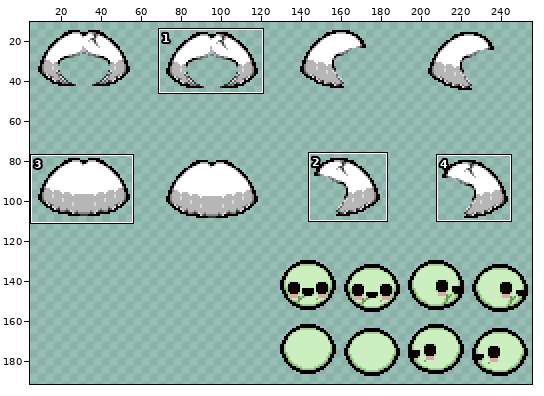
Two states of a sprite sheet, resources/gfx/characters/costumes_edith/costume_038x_venus_green.png. Above, an overview of the earlier version with the close-up marked.
Close-up. Before the edit:
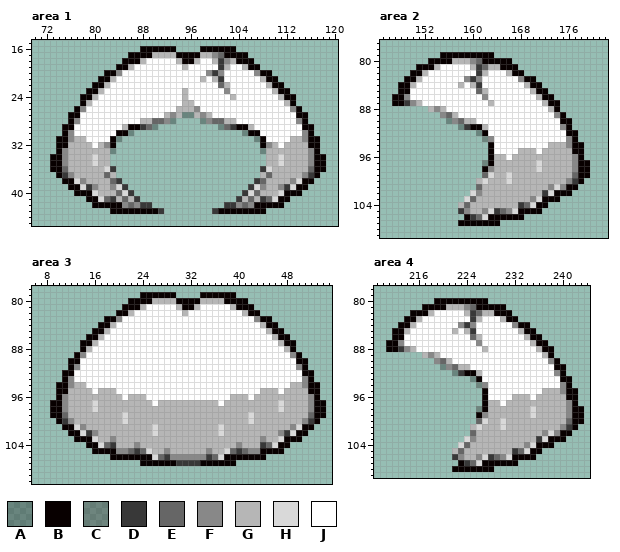
The file is 256x192 pixels. Shown: area 1: x 70..120, y 15..45; area 2: x 145..182, y 77..109; area 3: x 6..55, y 78..110; area 4: x 209..244, y 78..109. The wide view leaves out empty margins. The commit also changed other parts of the picture, which this record leaves out.
Palette (. is transparent): A #0000004d  B #080000  C #1100004d  D #383838  E #666666  F #888888  G #b6b6b6  H #d9d9d9  J #ffffff
Pixels before, area 1, first column x 73:
16 ...............BBBBBB....BBBBBB...............
17 .............BBBBGGGGBBBBGGFEBBBB.............
18 ............BBBGJJJJJGBBGJJGDFGBBB............
19 ...........BBGJJJJJJJJGJJJJJDGJJGBB...........
20 .........BBFJJJJJJJJJJJJJJFDFJJJJJFBB.........
21 ........BBGJJJJJJJJJJJJJJGJGDJJJJJJGBB........
22 .......BBGJJJJJJJJJJJJJJJJJJEGJJJJJJGBB.......
23 ......BBGJJJJJJJJJJJJJGJJJJJJFJJJJJJJGBB......
24 .....BBGJJJJJJJJJJJJJJGJJJJJJJGJJJJJJJGBB.....
25 .....BGJJJJJJJJJJJJJJJGGJJJJJJJJJJJJJJJGB.....
26 ....BFJJJJJJJJJJJJJJJGGGFJJJJJJJJJJJJJJJFB....
27 ...BBJJJJJJJJJJJJJJGFGAAGFGJJJJJJJJJJJJJJBB...
28 ...BFJJJJJJJJJJGGEEFA....AFEEGGJJJJJJJJJJFB...
29 ..BBJJJJJJJJGBBDEA..........AEDBBGJJJJJJJJBB..
30 ..BFJJJJJJJBBA..................ABBJJJJJJJFB..
31 .BBFGGJJJJBA......................ABJJJJGGFBB.
32 .BBGGGGJGFB........................BFGJGGGGBB.
33 .BFGGGGGGGA........................AGGGGGGGFB.
34 BBFGGGGHGG..........................GGHGGGGFBB
35 BBFGGGGHGG..........................GGHGGGGFBB
36 BBEGGGGGGHD........................DHGGGGGGEBB
37 .BDFGGGGGEG........................GEGGGGGFDB.
38 ..BBHFGGGGED......................DEGGGGFHBB..
39 ...BBHDFGGFHD....................DHFGGFDHBB...
40 ....BBBHGGGEHD..................DHEGGGHBBB....
41 ......BBHEDGEGD................DGEGDEHBB......
42 .......BBBBBFEFDD............DDFEFBBBBB.......
43 ..........BBBBBBBBD........DBBBBBBBB..........
Pixels before, area 2, first column x 147:
 79 ........BBBBBBBBB................
 80 ......BBBBGGGFEBBBBB.............
 81 ....BBBGJJJJJGDEGGBBB............
 82 ...BBGJJJJJJJJDGJJJGBB...........
 83 ..BBGJJJJJJJFDFJJJJJJFBB.........
 84 .BBGJJJJJJJGJGDJJJJJJJGBB........
 85 .BBJJJJJJJJJJJEGJJJJJJJGBB.......
 86 BBFJJJJJJJJJJJJFJJJJJJJJGBB......
 87 BBDFGJJJJJJJJJJJGJJJJJJJJGBB.....
 88 ......GFGJJJJJJJJJJJJJJJJJGB.....
 89 ........FEGJJJJJJJJJJJJJJJJFB....
 90 .........AFEGGJJJJJJJJJJJJJJBB...
 91 ...........ADBBGJJJJJJJJJJJJFB...
 92 ..............ABJJJJJJJJJJJJJBB..
 93 ...............CFJJJJJJJJJJJJFB..
 94 ................BJJJJJJJJJGGGFBB.
 95 ................BJJJJGGGJGGGGGBB.
 96 ................BGGJGGGGGGGGGGFB.
 97 ...............CBGGGGGGGHGGGGGFBB
 98 ...............BFGGGGGGGHGGGGGFBB
 99 ...............EHGGHGGGGGGGGGGEBB
100 ..............GHGGGHGGGGGGGGGFDB.
101 ..............EGGGGGGGGGGGFHFBB..
102 .............HFGGGGGGGGGGDHBBB...
103 ............HEGGGGGGGGGFHBBB.....
104 ...........GEGGGGGGGGDEHBB.......
105 ...........DFGGFHDEFHBBBB........
106 ............BDEHBBBBBB...........
107 ...........BBBBBBB...............
Pixels before, area 3, first column x 9:
 79 ...............BBBBBB....BBBBBB...............
 80 .............BBBBGGGGBBBBGGGGBBBB.............
 81 ............BBBGJJJJJGBBGJJJJJGBBB............
 82 ...........BBGJJJJJJJJGJJJJJJJJJGBB...........
 83 .........BBFJJJJJJJJJJJJJJJJJJJJJJFBB.........
 84 ........BBGJJJJJJJJJJJJJJJJJJJJJJJJGBB........
 85 .......BBGJJJJJJJJJJJJJJJJJJJJJJJJJJGBB.......
 86 ......BBGJJJJJJJJJJJJJJJJJJJJJJJJJJJJGBB......
 87 .....BBGJJJJJJJJJJJJJJJJJJJJJJJJJJJJJJGBB.....
 88 .....BGJJJJJJJJJJJJJJJJJJJJJJJJJJJJJJJJGB.....
 89 ....BFJJJJJJJJJJJJJJJJJJJJJJJJJJJJJJJJJJFB....
 90 ...BBJJJJJJJJJJJJJJJJJJJJJJJJJJJJJJJJJJJJBB...
 91 ...BFJJJJJJJJJJJJJJJJJJJJJJJJJJJJJJJJJJJJFB...
 92 ..BBJJJJJJJJJJJJJJJJJJJJJJJJJJJJJJJJJJJJJJBB..
 93 ..BFJJJJJJJJJJJJJJJJJJJJJJJJJJJJJJJJJJJJJJFB..
 94 .BBFGGJJJJJJJJJJJJJJJJJJJJJJJJJJJJJJJJJJGGFBB.
 95 .BBGGGGJGGGJJJJJJJJJJJJJJJJJJJJJJJJGGGJGGGGBB.
 96 .BFGGGGGGGGGJGGGJJJJJJJJJJJJJJGGGJGGGGGGGGGFB.
 97 BBFGGGGHGGGGGGGGGJGGGGGGGGGGJGGGGGGGGGHGGGGFBB
 98 BBFGGGGHGGGGGGGGGGGGGGGGGGGGGGGGGGGGGGHGGGGFBB
 99 BBEGGGGGGGGGHGGGGGGGGGGGGGGGGGGGGHGGGGGGGGGEBB
100 .BDFGGGGGGGGHGGGGGGGGGGGGGGGGGGGGHGGGGGGGGFDB.
101 ..BBHFGGGGGGGGGGGHGGGGGGGGGGHGGGGGGGGGGGFHBB..
102 ...BBHDFGGGGGGGGGHGGGGGGGGGGHGGGGGGGGGFDHBB...
103 ....BBBHGGFGGGGGGGGGGGGGGGGGGGGGGGGFGGHBBB....
104 ......BBHEDGGGFGGGGGGGGGGGGGGGGFGGGDEHBB......
105 .......BBBBFFEDEHGGFGGGGGGFGGHEDEFFBBBB.......
106 ..........BBBBBBBHEDFFFFFFDEHBBBBBBB..........
107 ...............BBBBBBDDDDBBBBBB...............
Pixels before, area 4, first column x 211:
 80 ........BBBBBBBBB................
 81 ......BBBBGGGFEBBBBB.............
 82 ....BBBGJJJJJGDEGGBBB............
 83 ...BBGJJJJJJJJDGJJJGBB...........
 84 ..BBGJJJJJJJFDFJJJJJJFBB.........
 85 .BBGJJJJJJJGJGDJJJJJJJGBB........
 86 .BBJJJJJJJJJJJEGJJJJJJJGBB.......
 87 BBFJJJJJJJJJJJJFJJJJJJJJGBB......
 88 BBDFGJJJJJJJJJJJGJJJJJJJJGBB.....
 89 ......GFGJJJJJJJJJJJJJJJJJGB.....
 90 ........FEGJJJJJJJJJJJJJJJJFB....
 91 .........AFEGGJJJJJJJJJJJJJJBB...
 92 ...........ADBBGJJJJJJJJJJJJFB...
 93 ..............ABJJJJJJJJJJJJJBB..
 94 ...............CFJJJJJJJJJJJJFB..
 95 ................BJJJJJJJJJGGGFBB.
 96 ................BJJJJGGGJGGGGGBB.
 97 ................BGGJGGGGGGGGGGFB.
 98 ...............CBGGGGGGGHGGGGGFBB
 99 ...............BFGGGGGGGHGGGGGFBB
100 ...............EHGGHGGGGGGGGGGEBB
101 ..............GHGGGHGGGGGGGGGFDB.
102 ..............EGGGGGGGGGGGFHFBB..
103 .............HFGGGGGGGGGGDHBBB...
104 ............HEGGGGGGGGGFHBBB.....
105 ...........GEGGGGGGGGDEHBB.......
106 ...........DFGGFHDEFHBBBB........
107 ............BDEHBBBBBB...........
108 ...........BBBBBBB...............
And afterwards:
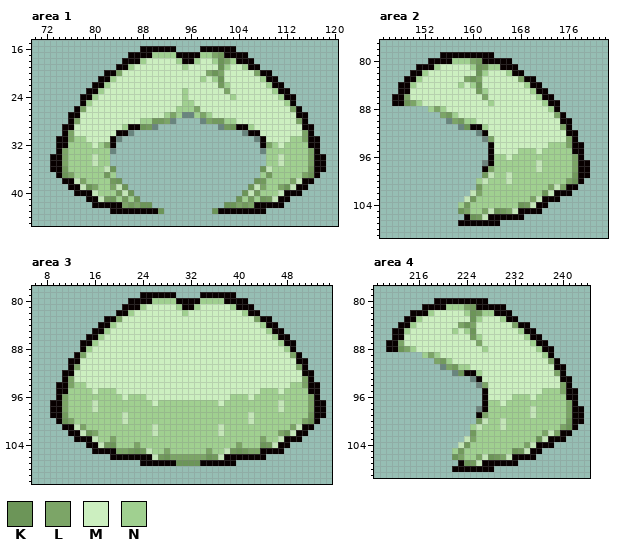
Colours new in this view: K #6c9558  L #7ca567  M #ccefc0  N #a0d090
Diff:
colour E: #666666 -> #729a5d
colour H: #d9d9d9 -> #c4e6b8
Changed rows in their new state; - is a pixel that keeps its letter.
Area 1:
first column x 75:
17 ---------------NNNN----NNL----------------
18 -------------NMMMMMN--NMMNKLN-------------
19 -----------NMMMMMMMMNMMMMMKNMMN-----------
20 ---------LMMMMMMMMMMMMMMLKLMMMMML---------
21 --------NMMMMMMMMMMMMMMNMNKMMMMMMN--------
22 -------NMMMMMMMMMMMMMMMMMM-NMMMMMMN-------
23 ------NMMMMMMMMMMMMMNMMMMMMLMMMMMMMN------
24 -----NMMMMMMMMMMMMMMNMMMMMMMNMMMMMMMN-----
25 ----NMMMMMMMMMMMMMMMNNMMMMMMMMMMMMMMMN----
26 ---LMMMMMMMMMMMMMMMNNNLMMMMMMMMMMMMMMML---
27 ---MMMMMMMMMMMMMMNLN--NLNMMMMMMMMMMMMMM---
28 --LMMMMMMMMMMNN--L------L--NNMMMMMMMMMML--
29 --MMMMMMMMN--K--------------K--NMMMMMMMM--
30 -LMMMMMMM------------------------MMMMMMML-
31 -LNNMMMM--------------------------MMMMNNL-
32 -NNNNMNL--------------------------LNMNNNN-
33 LNNNNNNN--------------------------NNNNNNNL
34 LNNNN-NN--------------------------NN-NNNNL
35 LNNNN-NN--------------------------NN-NNNNL
36 -NNNNNN-K------------------------K-NNNNNN-
37 KLNNNNN-N------------------------N-NNNNNLK
38 ---LNNNN-K----------------------K-NNNNL---
39 ----KLNNL-K--------------------K-LNNLK----
40 ------NNN--K------------------K--NNN------
41 --------KN-NK----------------KN-NK--------
42 ----------L-LKK------------KKL-L----------
43 ----------------K--------K----------------
Area 2:
first column x 149:
 80 --------NNNL-----------------
 81 -----NMMMMMNK-NN-------------
 82 ---NMMMMMMMMKNMMMN-----------
 83 --NMMMMMMMLKLMMMMMML---------
 84 -NMMMMMMMNMNKMMMMMMMN--------
 85 -MMMMMMMMMMM-NMMMMMMMN-------
 86 LMMMMMMMMMMMMLMMMMMMMMN------
 87 KLNMMMMMMMMMMMNMMMMMMMMN-----
 88 ----NLNMMMMMMMMMMMMMMMMMN----
 89 ------L-NMMMMMMMMMMMMMMMML---
 90 --------L-NNMMMMMMMMMMMMMM---
 91 ----------K--NMMMMMMMMMMMML--
 92 --------------MMMMMMMMMMMMM--
 93 --------------LMMMMMMMMMMMML-
 94 ---------------MMMMMMMMMNNNL-
 95 ---------------MMMMNNNMNNNNN-
 96 ---------------NNMNNNNNNNNNNL
 97 ---------------NNNNNNN-NNNNNL
 98 --------------LNNNNNNN-NNNNNL
 99 ---------------NN-NNNNNNNNNN-
100 ------------N-NNN-NNNNNNNNNLK
101 -------------NNNNNNNNNNNL-L--
102 ------------LNNNNNNNNNNK-----
103 ------------NNNNNNNNNL-------
104 ---------N-NNNNNNNNK---------
105 ---------KLNNL-K-L-----------
106 -----------K-----------------
Area 3:
first column x 11:
 80 ---------------NNNN----NNNN---------------
 81 -------------NMMMMMN--NMMMMMN-------------
 82 -----------NMMMMMMMMNMMMMMMMMMN-----------
 83 ---------LMMMMMMMMMMMMMMMMMMMMMML---------
 84 --------NMMMMMMMMMMMMMMMMMMMMMMMMN--------
 85 -------NMMMMMMMMMMMMMMMMMMMMMMMMMMN-------
 86 ------NMMMMMMMMMMMMMMMMMMMMMMMMMMMMN------
 87 -----NMMMMMMMMMMMMMMMMMMMMMMMMMMMMMMN-----
 88 ----NMMMMMMMMMMMMMMMMMMMMMMMMMMMMMMMMN----
 89 ---LMMMMMMMMMMMMMMMMMMMMMMMMMMMMMMMMMML---
 90 ---MMMMMMMMMMMMMMMMMMMMMMMMMMMMMMMMMMMM---
 91 --LMMMMMMMMMMMMMMMMMMMMMMMMMMMMMMMMMMMML--
 92 --MMMMMMMMMMMMMMMMMMMMMMMMMMMMMMMMMMMMMM--
 93 -LMMMMMMMMMMMMMMMMMMMMMMMMMMMMMMMMMMMMMML-
 94 -LNNMMMMMMMMMMMMMMMMMMMMMMMMMMMMMMMMMMNNL-
 95 -NNNNMNNNMMMMMMMMMMMMMMMMMMMMMMMMNNNMNNNN-
 96 LNNNNNNNNNMNNNMMMMMMMMMMMMMMNNNMNNNNNNNNNL
 97 LNNNN-NNNNNNNNNMNNNNNNNNNNMNNNNNNNNN-NNNNL
 98 LNNNN-NNNNNNNNNNNNNNNNNNNNNNNNNNNNNN-NNNNL
 99 -NNNNNNNNN-NNNNNNNNNNNNNNNNNNNN-NNNNNNNNN-
100 KLNNNNNNNN-NNNNNNNNNNNNNNNNNNNN-NNNNNNNNLK
101 ---LNNNNNNNNNNN-NNNNNNNNNN-NNNNNNNNNNNL---
102 ----KLNNNNNNNNN-NNNNNNNNNN-NNNNNNNNNLK----
103 ------NNLNNNNNNNNNNNNNNNNNNNNNNNNLNN------
104 --------KNNNLNNNNNNNNNNNNNNNNLNNNK--------
105 ---------LL-K--NNLNNNNNNLNN--K-LL---------
106 -----------------KLLLLLLK-----------------
107 -------------------KKKK-------------------
Area 4:
first column x 213:
 81 --------NNNL-----------------
 82 -----NMMMMMNK-NN-------------
 83 ---NMMMMMMMMKNMMMN-----------
 84 --NMMMMMMMLKLMMMMMML---------
 85 -NMMMMMMMNMNKMMMMMMMN--------
 86 -MMMMMMMMMMM-NMMMMMMMN-------
 87 LMMMMMMMMMMMMLMMMMMMMMN------
 88 KLNMMMMMMMMMMMNMMMMMMMMN-----
 89 ----NLNMMMMMMMMMMMMMMMMMN----
 90 ------L-NMMMMMMMMMMMMMMMML---
 91 --------L-NNMMMMMMMMMMMMMM---
 92 ----------K--NMMMMMMMMMMMML--
 93 --------------MMMMMMMMMMMMM--
 94 --------------LMMMMMMMMMMMML-
 95 ---------------MMMMMMMMMNNNL-
 96 ---------------MMMMNNNMNNNNN-
 97 ---------------NNMNNNNNNNNNNL
 98 ---------------NNNNNNN-NNNNNL
 99 --------------LNNNNNNN-NNNNNL
100 ---------------NN-NNNNNNNNNN-
101 ------------N-NNN-NNNNNNNNNLK
102 -------------NNNNNNNNNNNL-L--
103 ------------LNNNNNNNNNNK-----
104 ------------NNNNNNNNNL-------
105 ---------N-NNNNNNNNK---------
106 ---------KLNNL-K-L-----------
107 -----------K-----------------
Changed places in both close-ups, as pixel boxes (x1, y1, x2, y2):
changed: (62, 52, 314, 214)
changed: (404, 58, 578, 220)
changed: (62, 298, 314, 466)
changed: (398, 304, 572, 466)
